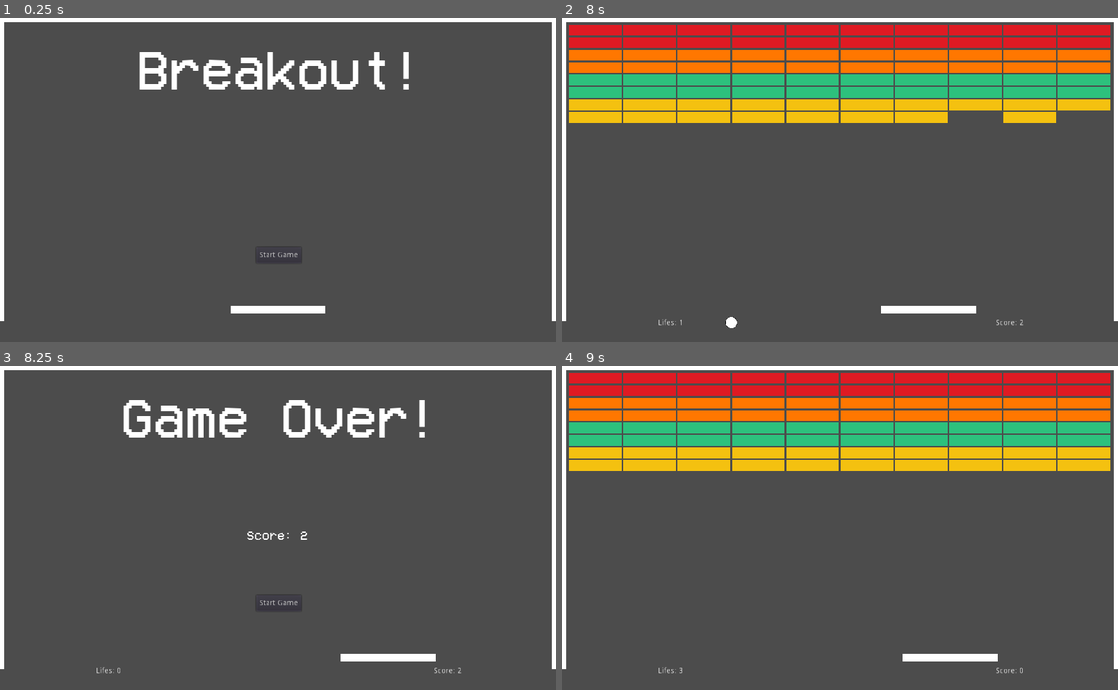
Above: before the commit, frames 1-4 (two rows, left to right).
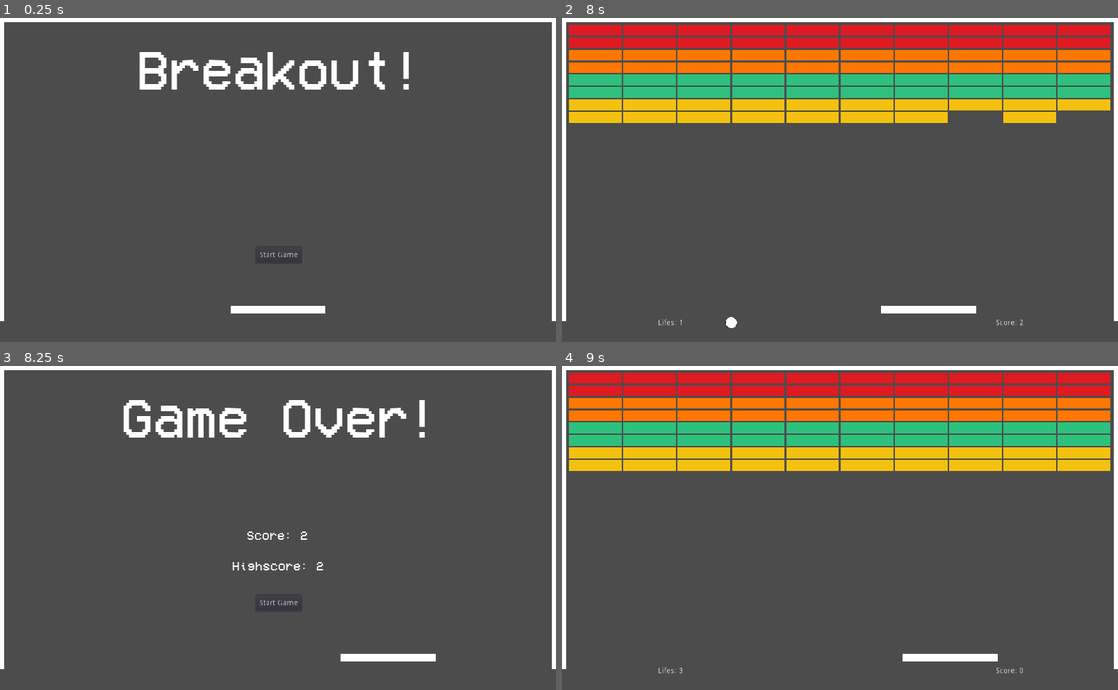
Above: after the commit, the same moments.

Repository: Santyru-C/Breakout-clone
Game: Godot game, scene res://Main.tscn
Same seed, same stepped clock (60 frames per second), same inputs: the game is played once before the commit and once after it.
Inputs:
- Up to frame 1 (0.25 s): no input
- Up to frame 2 (8 s): click "Start Game" at 0.5 s; hold Right (ui_right) 1.28-2.03 s; hold Left (ui_left) 2.03-2.78 s; hold Right (ui_right) 2.78-4.28 s; hold Left (ui_left) 4.28-6.53 s; hold Right (ui_right) from 6.53 s (still down)
- Up to frame 3 (8.25 s): keep holding Right (ui_right)
- Up to frame 4 (9 s): release Right (ui_right) at 8.75 s; click "Start Game" at 8.75 s

Frames 1-2 are identical in both runs. In frame 3, 0.2% of the frame differs, in the area x 17-83%, y 60-95%; in frame 4, nothing differs.

Commit message:
connect highscore data with display

Diff:
--- a/gamefiles/Main.gd
+++ b/gamefiles/Main.gd
@@ -82,6 +82,9 @@
 	$HUD.toggle($HUD/start_button)
 	$HUD.toggle($HUD/main_display)
 	$HUD.toggle($HUD/final_score)
+	$HUD.toggle($HUD/highscore)
+	$HUD.toggle($HUD/score_display)
+	$HUD.toggle($HUD/life_display)
 	reset_properties()
 	generate_brick_wall()
 	update_life_display()
@@ -90,10 +93,11 @@
 func game_over():
 	var current_highscore = load_highscore()
 	if int(current_highscore) >= score:
-		print(current_highscore)
+		$HUD/highscore.text = "Highscore: %s" % current_highscore
 	else:
-		print(score)
+		$HUD/highscore.text = "Highscore: %s" % str(score)
 		save_highscore(str(score))
+
 	$paddle.speed = 0
 	get_tree().call_group("bricks", "queue_free")
 	$HUD/main_display.text = "Game Over!"
@@ -101,6 +105,9 @@
 	$HUD.toggle($HUD/start_button)
 	$HUD.toggle($HUD/main_display)
 	$HUD.toggle($HUD/final_score)
+	$HUD.toggle($HUD/highscore)
+	$HUD.toggle($HUD/score_display)
+	$HUD.toggle($HUD/life_display)
 
 func _ready():
 	pass
--- a/gamefiles/scenes/HUD.gd
+++ b/gamefiles/scenes/HUD.gd
@@ -3,6 +3,8 @@
 
 func _ready():
 	$main_display.text = "Breakout!"
+	$score_display.hide()
+	$life_display.hide()
 
 func toggle(node):
 	if node.is_visible_in_tree():  #There's no ternary operator in GDScript
